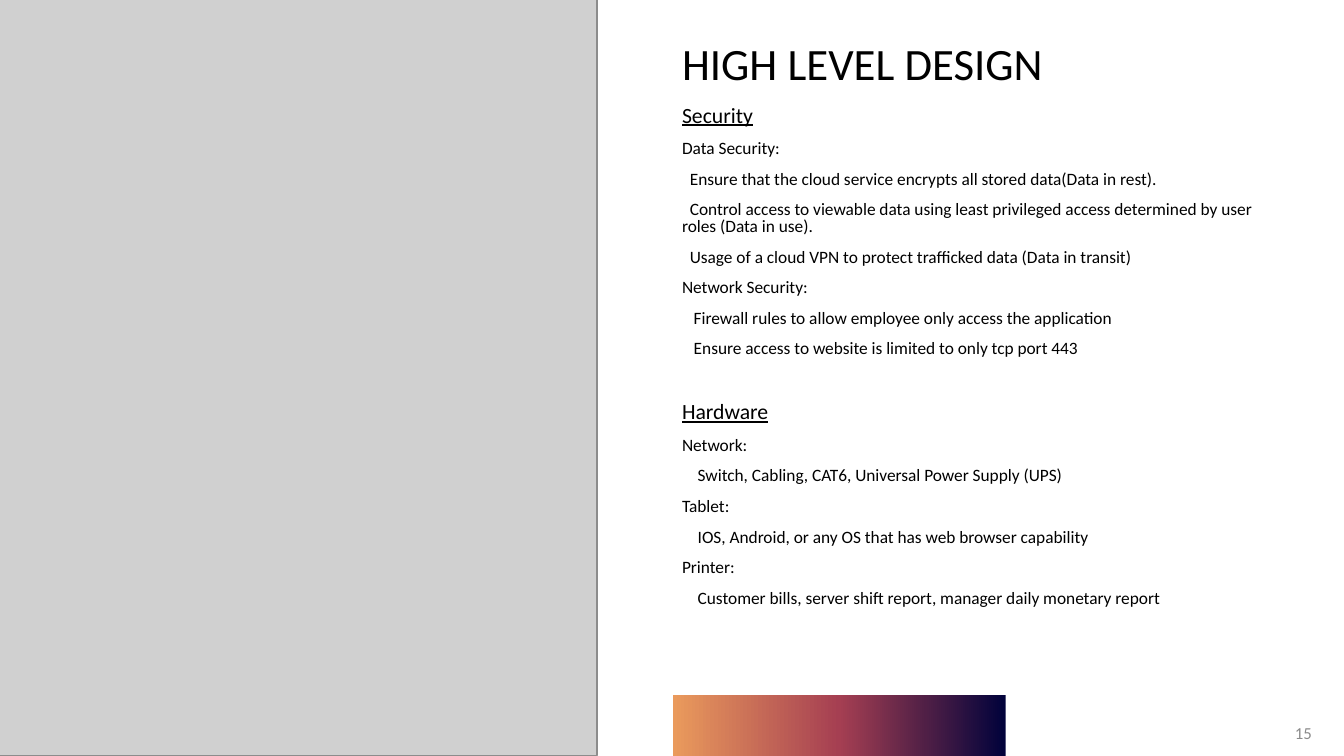
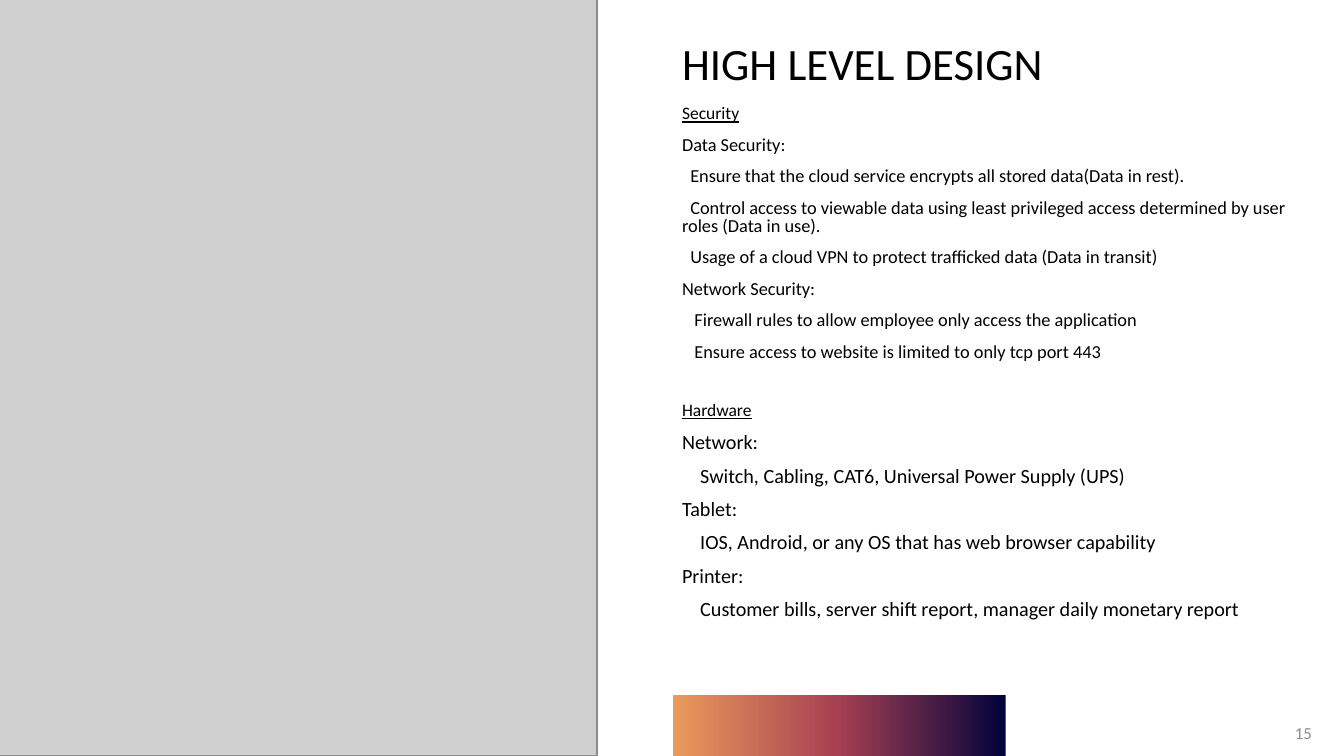
Before and after one commit to KL-3/CentRes, a slide deck: slide 15 of CentRes.pptx. Drawn at 1344x756 pixels with LibreOffice and Linux fonts; fonts in the diff are those of the drawing; grey boxes stand for pictures. Boxes give left, top, right and bottom in pixels: in the first picture for what was removed or moved away, otherwise in the second. Text is boxed around its words. In the diff, an @@ line names an element or a change of style, - is before the commit and + after.

```diff
--- a/CentRes.pptx
+++ b/CentRes.pptx
@@ text "Security" at (x1=682, y1=107, x2=1285, y2=620): size 15.5 to 12.5 pt in "Security", "Hardware"; size 12.4 to 13.1 pt in "Data Security:", "Ensure that the cloud service encrypts all ...", "Control access to viewable data using least ...", "Usage of a cloud VPN to protect ..." and 3 more places; size 12.4 to 14.4 pt in "Network:", "Switch, Cabling, CAT6, Universal Power Supply (UPS)", "Tablet:", "IOS, Android, or any OS that has ..." and 2 more places @@
```
Also in this commit, not shown: 3 other slides changed.
